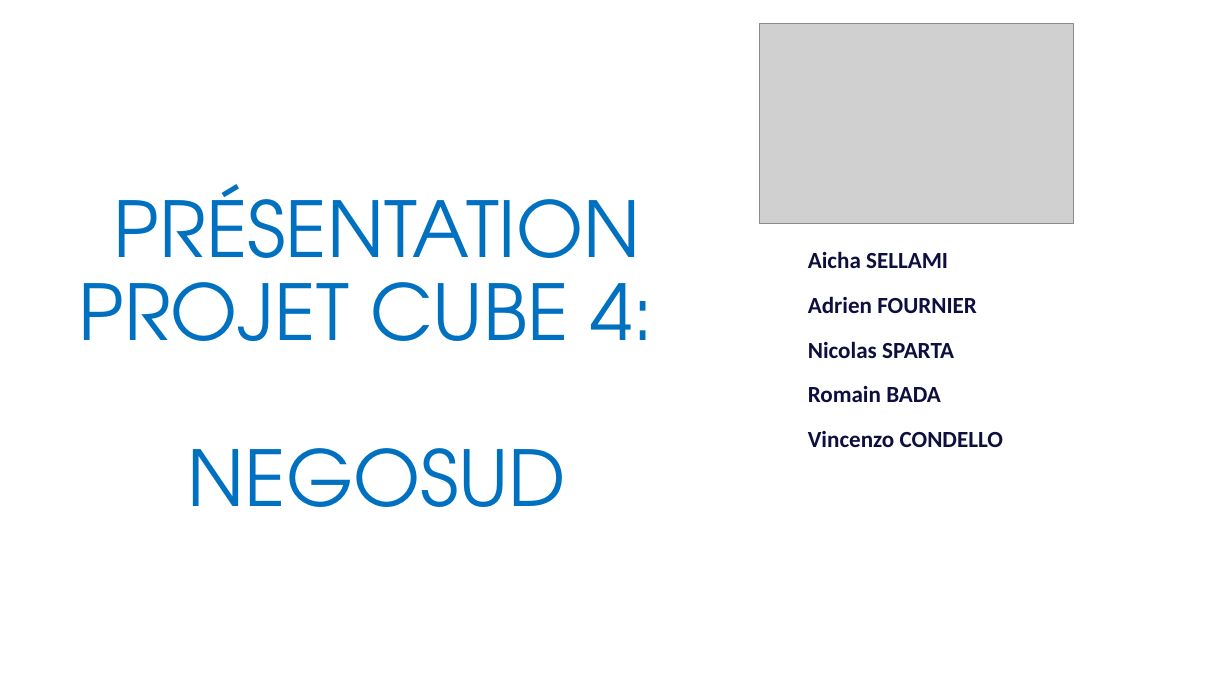
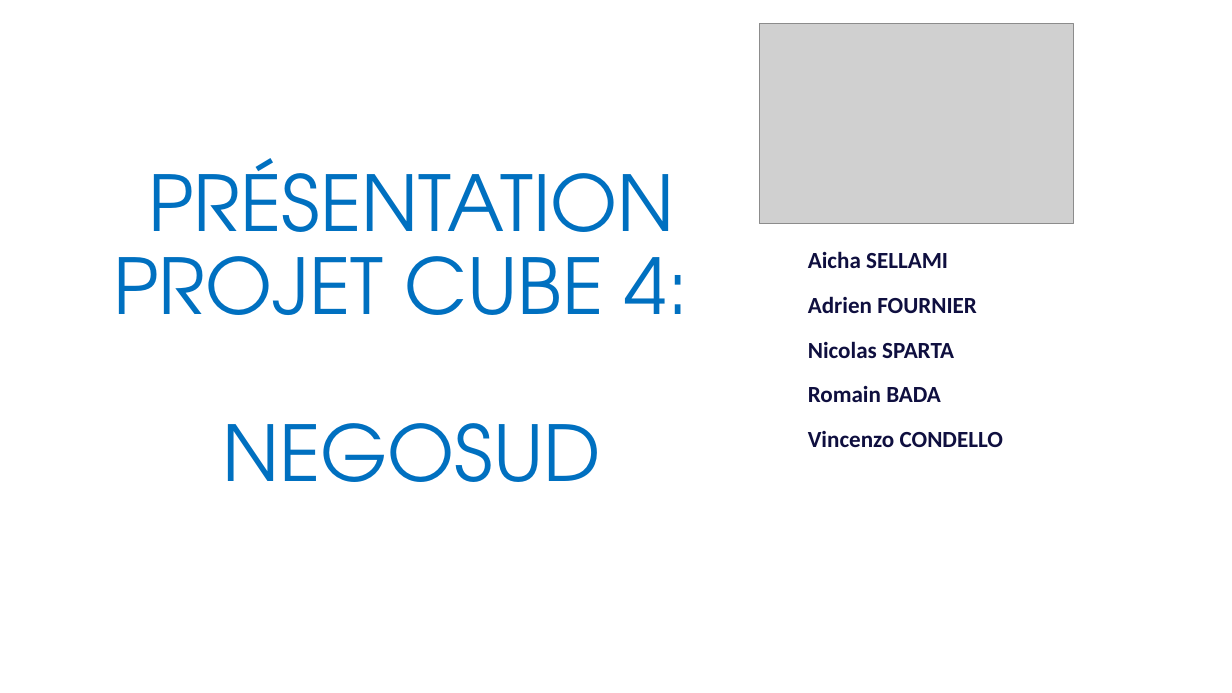
Before and after one commit to Bloc4CESI/Negosud, a slide deck: slide 1 of annexes/PrésentationNegosud.pptm. Drawn at 1232x693 pixels with LibreOffice and Linux fonts; fonts in the diff are those of the drawing; grey boxes stand for pictures; background and template pictures are left out. Boxes give left, top, right and bottom in pixels: in the first picture for what was removed or moved away, otherwise in the second. Text is boxed around its words. In the diff, an @@ line names an element or a change of style, - is before the commit and + after.

```diff
--- a/annexes/PrésentationNegosud.pptm
+++ b/annexes/PrésentationNegosud.pptm
@@ title "PRÉSENTATION PROJET CUBE 4: NEGOSUD": place and size @@
-title "PRÉSENTATION PROJET CUBE 4: NEGOSUD" at (79, 184, 654, 507)
+title "PRÉSENTATION PROJET CUBE 4: NEGOSUD" at (113, 158, 689, 482)
```
Also in this commit, not shown: 11 other slides changed, 2 slides added, 9 other files.
